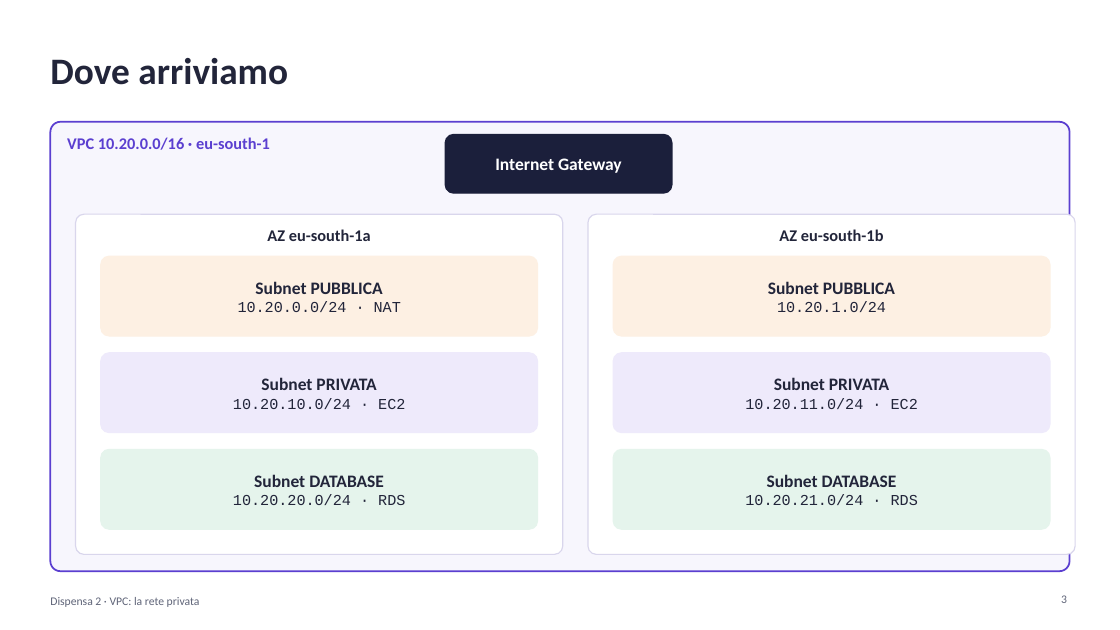
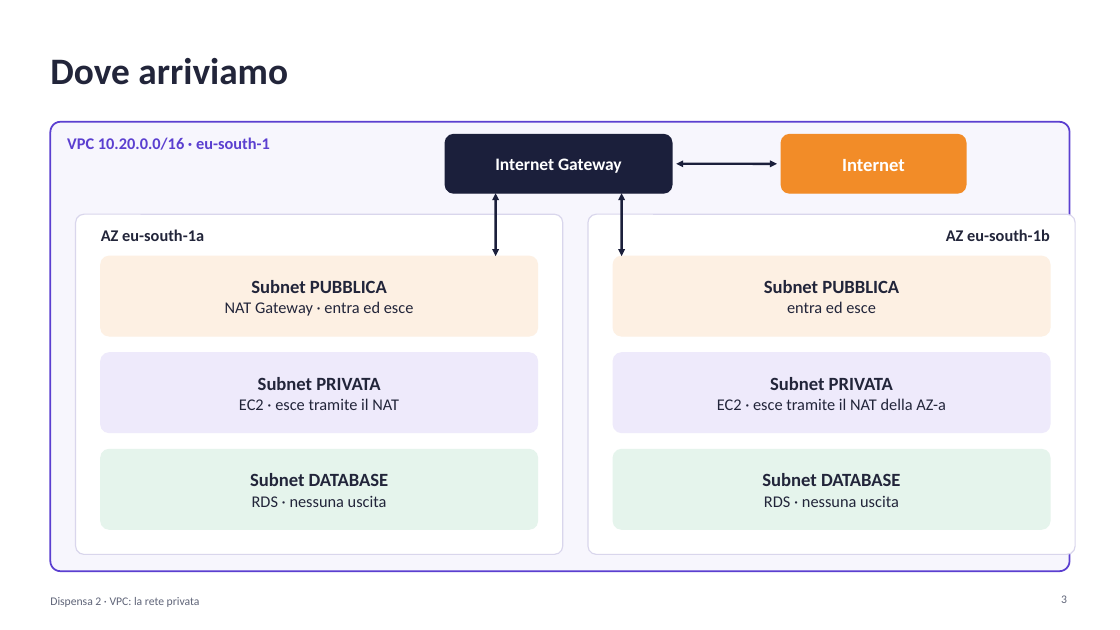
Before and after one commit to cereZ23/aws, a slide deck: slide 3 of slide/slide-2-vpc.pptx. Drawn at 1120x630 pixels with LibreOffice and Linux fonts; fonts in the diff are those of the drawing. Boxes give left, top, right and bottom in pixels: in the first picture for what was removed or moved away, otherwise in the second. Text is boxed around its words. In the diff, an @@ line names an element or a change of style, - is before the commit and + after.

Commit message:
Slide più leggibili: codice più grande, espressioni for, schema della rete; dispensa 0 rinominata

```diff
--- a/slide/slide-2-vpc.pptx
+++ b/slide/slide-2-vpc.pptx
@@ rounded rectangle added at (781, 134, 966, 193), fill #F28C28, outline #F28C28 1 pt @@
@@ double arrow added from (676, 164) to (777, 164), #1B1F3B 2 pt @@
@@ text added at (842, 159, 905, 171), 16 pt, text #FFFFFF, bold @@
+Internet
@@ double arrow added from (496, 193) to (496, 256), #1B1F3B 2 pt @@
@@ double arrow added from (622, 193) to (622, 256), #1B1F3B 2 pt @@
@@ text "AZ eu-south-1a": place and size @@
-text "AZ eu-south-1a" at (267, 229, 371, 241)
+text "AZ eu-south-1a" at (101, 229, 204, 241)
@@ text "AZ eu-south-1a" at (101, 229, 204, 241): alignment centre to left @@
@@ text "AZ eu-south-1b": place and size @@
-text "AZ eu-south-1b" at (779, 229, 884, 241)
+text "AZ eu-south-1b" at (946, 229, 1050, 241)
@@ text "AZ eu-south-1b" at (946, 229, 1050, 241): alignment centre to right @@
@@ text at (251, 280, 387, 293): size 15 to 16 pt in "Subnet PUBBLICA" @@
@@ text at (764, 280, 899, 293): size 15 to 16 pt in "Subnet PUBBLICA" @@
@@ text at (225, 301, 414, 316): text changed; size 13 to 14 pt; font Courier New to Calibri @@
-10.20.0.0/24 · NAT
+NAT Gateway · entra ed esce
@@ text at (787, 301, 876, 313): text changed; size 13 to 14 pt; font Courier New to Calibri @@
-10.20.1.0/24
+entra ed esce
@@ text at (258, 377, 380, 390): size 15 to 16 pt in "Subnet PRIVATA" @@
@@ text at (770, 377, 893, 390): size 15 to 16 pt in "Subnet PRIVATA" @@
@@ text at (239, 398, 399, 410): text changed; size 13 to 14 pt; font Courier New to Calibri @@
-10.20.10.0/24 · EC2
+EC2 · esce tramite il NAT
@@ text at (717, 398, 946, 410): text changed; size 13 to 14 pt; font Courier New to Calibri @@
-10.20.11.0/24 · EC2
+EC2 · esce tramite il NAT della AZ-a
@@ text at (250, 473, 389, 486): size 15 to 16 pt in "Subnet DATABASE" @@
@@ text at (762, 473, 901, 486): size 15 to 16 pt in "Subnet DATABASE" @@
@@ text at (252, 496, 387, 507): text changed; size 13 to 14 pt; font Courier New to Calibri @@
-10.20.20.0/24 · RDS
+RDS · nessuna uscita
@@ text at (764, 496, 899, 507): text changed; size 13 to 14 pt; font Courier New to Calibri @@
-10.20.21.0/24 · RDS
+RDS · nessuna uscita
```
Also in this commit, not shown: 3 other slides changed, 1 slide added, 3 other files.
